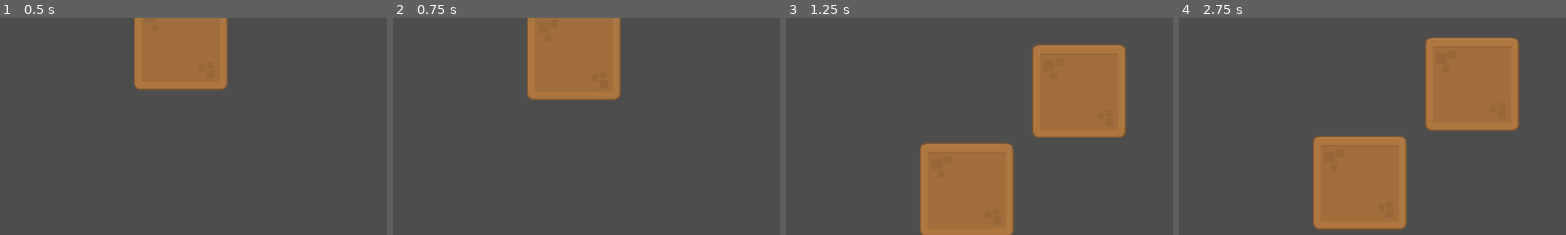
Above: before the commit, frames 1-4 (left to right).
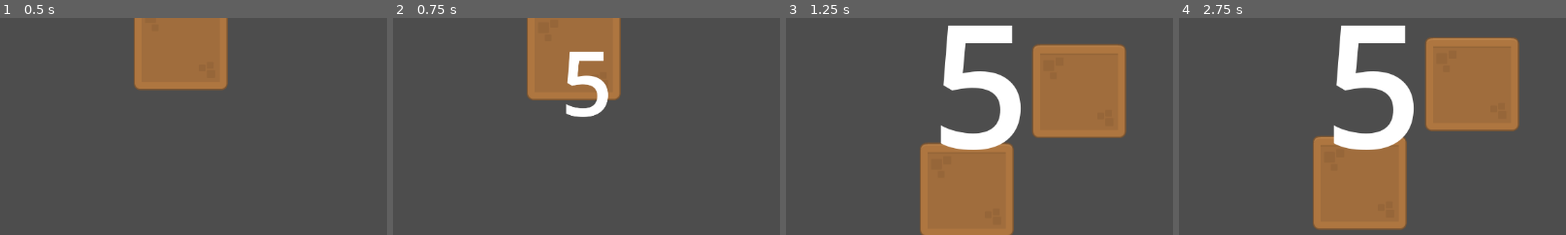
Above: after the commit, the same moments.

Repository: Emarald64/physics-puzzle-game
Game: Godot game, scene res://scenes/main.tscn
The game is run twice, just before and just after one commit, with the same random seed, the same clock (stepped at 60 frames per second) and the same inputs.
Inputs (mouse positions are % of the whole screen's width and height, from its top left):
- Up to frame 1 (0.5 s): no input
- Up to frame 2 (0.75 s): click "Start" at 0.5 s
- Up to frame 3 (1.25 s): no input
- Up to frame 4 (2.75 s): click "Start" at 1.25 s; tap Enter at 2 s; drag from (48, 78) to (60, 28) at 2.02 s
The pictures show only the part of the screen within x 25-75%, y 35-85%; the shares and areas given below are measured in that part.

Frame 1 is identical in both runs. In frame 2, 1.7% of the frame differs, in the area x 44-56%, y 15-46%; in frame 3, 5.9%, in the area x 39-61%, y 3-61%; in frame 4, 5.9%.

Commit message:
added countdown

Diff:
--- a/scenes/main.gd
+++ b/scenes/main.gd
@@ -4,21 +4,24 @@
 var level:Node
 const levels:Array[PackedScene]=[preload("res://scenes/levels/base_level.tscn")]
 
+var secondsUntilWin:=6
+
 func _ready() -> void:
 	loadLevel(0)
 
 func fail() -> void:
-	print('failed')
+	$WinCountdownTimer.stop()
 	call_deferred('loadLevel',currentLevelNumber)
 
 func loadLevel(number:int)->void:
 	if level!=null:
 		# remove existing level
 		level.queue_free()
-
 	# add the new level
 	level=levels[number].instantiate()
 	add_child(level)
+	secondsUntilWin=6
+	$"Count Down".hide()
 
 func startLevel()->void:
 	# check that no blocks overlap
@@ -38,3 +41,22 @@
 		block.freeze=false
 		block.sleeping=false
 	$Fail.monitoring=true
+	$WinCountdownTimer.start()
+	decWinCounter()
+
+func decWinCounter()->void:
+	print('counted down')
+	secondsUntilWin-=1
+	if secondsUntilWin<=0:
+		$WinCountdownTimer.stop()
+		win()
+	else:
+		$"Count Down".show()
+		$"Count Down".text=str(secondsUntilWin)
+		$"Count Down".scale=Vector2.ONE/4.0
+		var tween := get_tree().create_tween()
+		tween.tween_property($"Count Down",'scale',Vector2.ONE,0.5)
+
+func win() -> void:
+	currentLevelNumber+=1
+	loadLevel(currentLevelNumber)
--- a/scenes/main.tscn
+++ b/scenes/main.tscn
@@ -29,5 +29,20 @@
 theme_override_font_sizes/font_size = 48
 text = "Start"
 
+[node name="WinCountdownTimer" type="Timer" parent="."]
+
+[node name="Count Down" type="Label" parent="."]
+z_index = 10
+offset_left = 503.5
+offset_top = 149.5
+offset_right = 649.5
+offset_bottom = 498.5
+pivot_offset = Vector2(73, 174.5)
+theme_override_font_sizes/font_size = 256
+text = "5"
+horizontal_alignment = 1
+vertical_alignment = 1
+
 [connection signal="area_entered" from="Fail" to="." method="fail" unbinds=1]
 [connection signal="pressed" from="Start" to="." method="startLevel"]
+[connection signal="timeout" from="WinCountdownTimer" to="." method="decWinCounter"]
